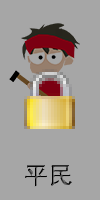
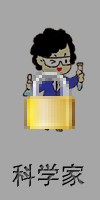
Before/after of a (100, 200) layered artwork. What changed in the layer stack:
hid "pingminr" over (9, 23, 80, 99)
painted on "敢死队" over (12, 163, 85, 187)
added layer "scientistb0" above "bzr2" over (22, 27, 85, 132)
